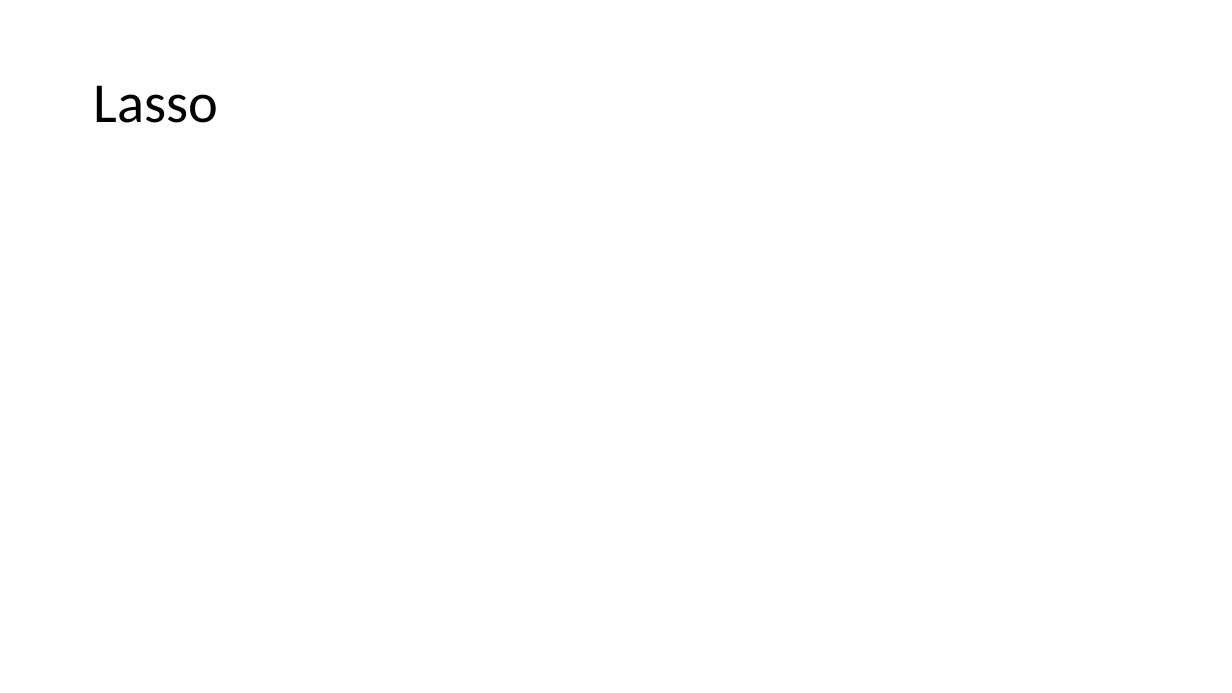
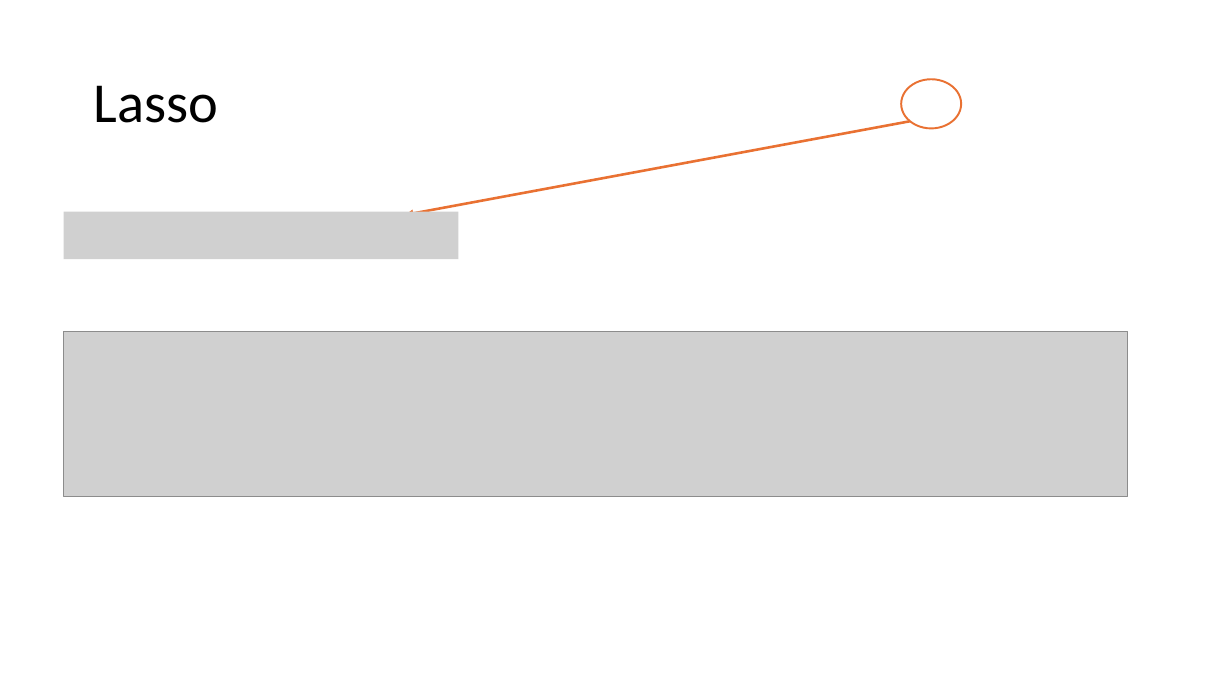
Before and after one commit to borm22244/Lasso, a slide deck: slide 4 of LassoSlides.pptx. Drawn at 1232x693 pixels with LibreOffice and Linux fonts; fonts in the diff are those of the drawing; grey boxes stand for pictures. Boxes give left, top, right and bottom in pixels: in the first picture for what was removed or moved away, otherwise in the second. Text is boxed around its words. In the diff, an @@ line names an element or a change of style, - is before the commit and + after.

Commit message:
Add LASSO visualization scripts and output files for improved analysis

```diff
--- a/LassoSlides.pptx
+++ b/LassoSlides.pptx
@@ ellipse added at (901,79,961,128), outline #E97132 1.5 pt @@
@@ arrow added from (910, 121) to (406, 214), #E97132 2 pt @@
@@ picture added at (64,212,458,260) @@
@@ picture added at (64,331,1128,496) @@
```
Also in this commit, not shown: 7 slides added, 9 other files.
